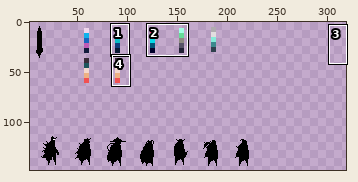
File history of a pixel-art file, animan/animan-character-0002.aseprite. Above, an overview of the earlier version with the close-up marked.
Close-up. Old version:
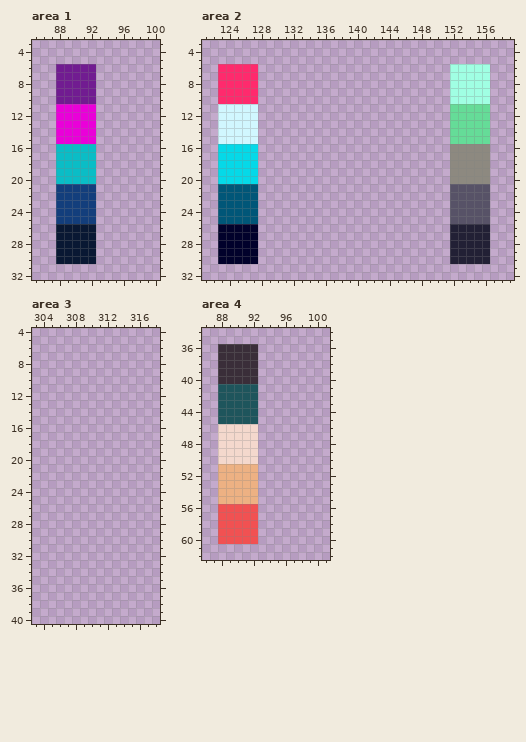
320x160 pixels, 1 frame. Colours within 5 levels of each other are drawn and written as one. Shown: area 1: x 85..100, y 3..32; area 2: x 121..159, y 3..32; area 3: x 303..318, y 4..40; area 4: x 86..101, y 34..62. The wide view leaves out empty margins. The commit also changed other parts of the picture, which this record leaves out.
New version:
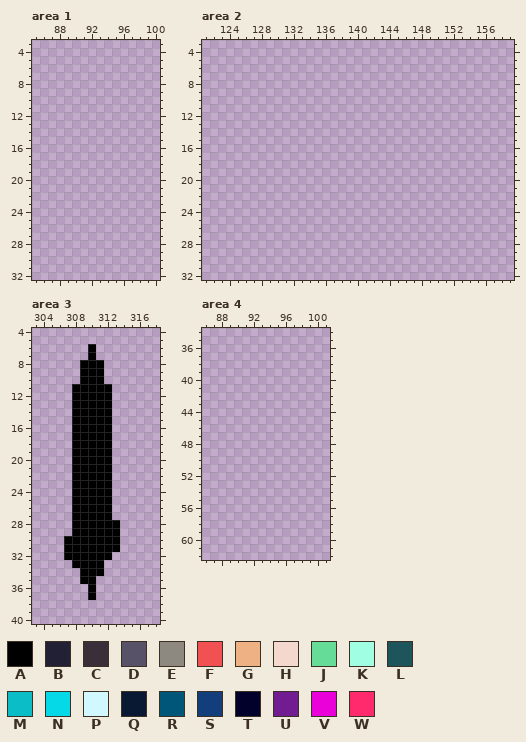
Palette (. is transparent): A #000000  B #222035  C #3a2e39  D #575267  E #8d8980  F #f15152  G #edb183  H #f4d8cd  J #65dc98  K #a0ffe3  L #1e555c  M #0abdc6  N #05d9e8  P #d1f7ff  Q #091833  R #005678  S #133e7c  T #01012b  U #711c91  V #ea00d9  W #ff2a6d
The exact change:
Changed rows in their new state; - is an unchanged pixel.
Area 1, layer "colors cyberpunk/color palette 2":
first column x 88:
 6 .....
 7 .....
 8 .....
 9 .....
10 .....
11 .....
12 .....
13 .....
14 .....
15 .....
16 .....
17 .....
18 .....
19 .....
20 .....
21 .....
22 .....
23 .....
24 .....
25 .....
26 .....
27 .....
28 .....
29 .....
30 .....
Area 2, layers "colors cyberpunk/color palette 4", "colors cyberpunk/color palette 3":
first column x 123:
 6 .....------------------------.....
 7 .....------------------------.....
 8 .....------------------------.....
 9 .....------------------------.....
10 .....------------------------.....
11 .....------------------------.....
12 .....------------------------.....
13 .....------------------------.....
14 .....------------------------.....
15 .....------------------------.....
16 .....------------------------.....
17 .....------------------------.....
18 .....------------------------.....
19 .....------------------------.....
20 .....------------------------.....
21 .....------------------------.....
22 .....------------------------.....
23 .....------------------------.....
24 .....------------------------.....
25 .....------------------------.....
26 .....------------------------.....
27 .....------------------------.....
28 .....------------------------.....
29 .....------------------------.....
30 .....------------------------.....
Area 3, layer "weapons/weapon1 sil":
first column x 307:
 6 ---A---
 7 ---A---
 8 --AAA--
 9 --AAA--
10 --AAA--
11 -AAAAA-
12 -AAAAA-
13 -AAAAA-
14 -AAAAA-
15 -AAAAA-
16 -AAAAA-
17 -AAAAA-
18 -AAAAA-
19 -AAAAA-
20 -AAAAA-
21 -AAAAA-
22 -AAAAA-
23 -AAAAA-
24 -AAAAA-
25 -AAAAA-
26 -AAAAA-
27 -AAAAA-
28 -AAAAAA
29 -AAAAAA
30 AAAAAAA
31 AAAAAAA
32 AAAAAA-
33 -AAAA--
34 --AAA--
35 --AA---
36 ---A---
37 ---A---
Area 4, layer "colors ghibli/color palette 7":
first column x 88:
36 .....
37 .....
38 .....
39 .....
40 .....
41 .....
42 .....
43 .....
44 .....
45 .....
46 .....
47 .....
48 .....
49 .....
50 .....
51 .....
52 .....
53 .....
54 .....
55 .....
56 .....
57 .....
58 .....
59 .....
60 .....
Pixel boxes of the changes (left, top, right, bottom) in both close-ups:
erased: (56, 64, 96, 264)
erased: (218, 64, 258, 264)
erased: (450, 64, 490, 264)
added: (64, 344, 120, 600)
erased: (218, 344, 258, 544)
